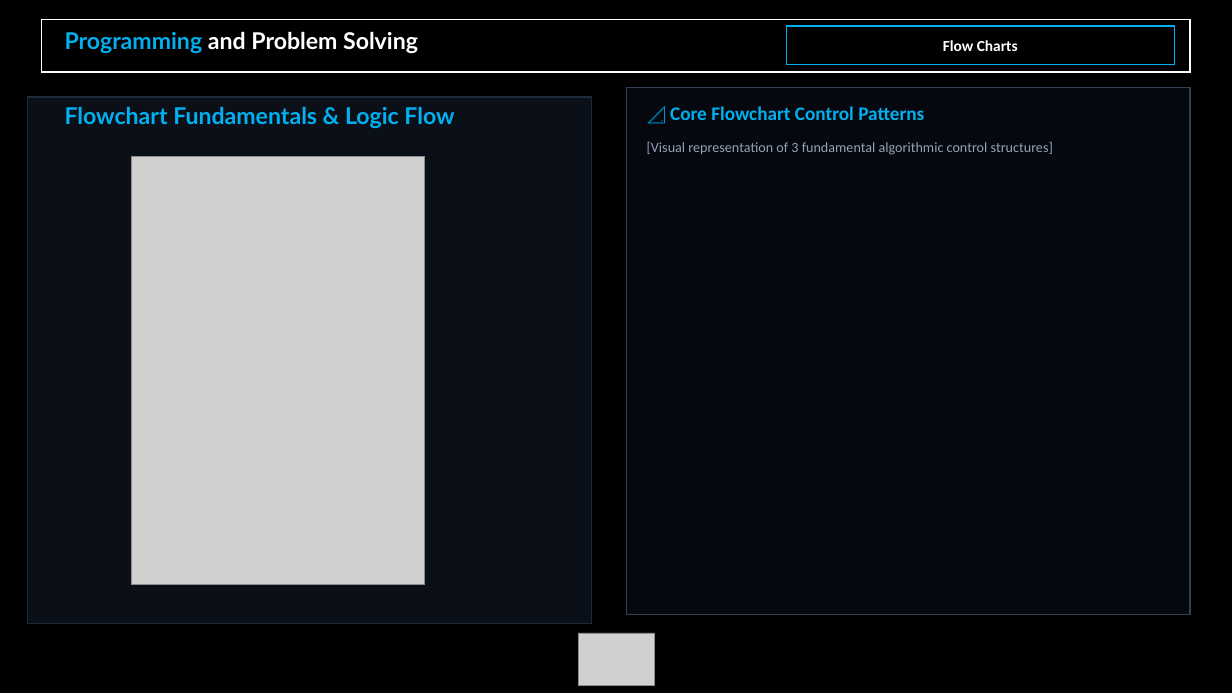
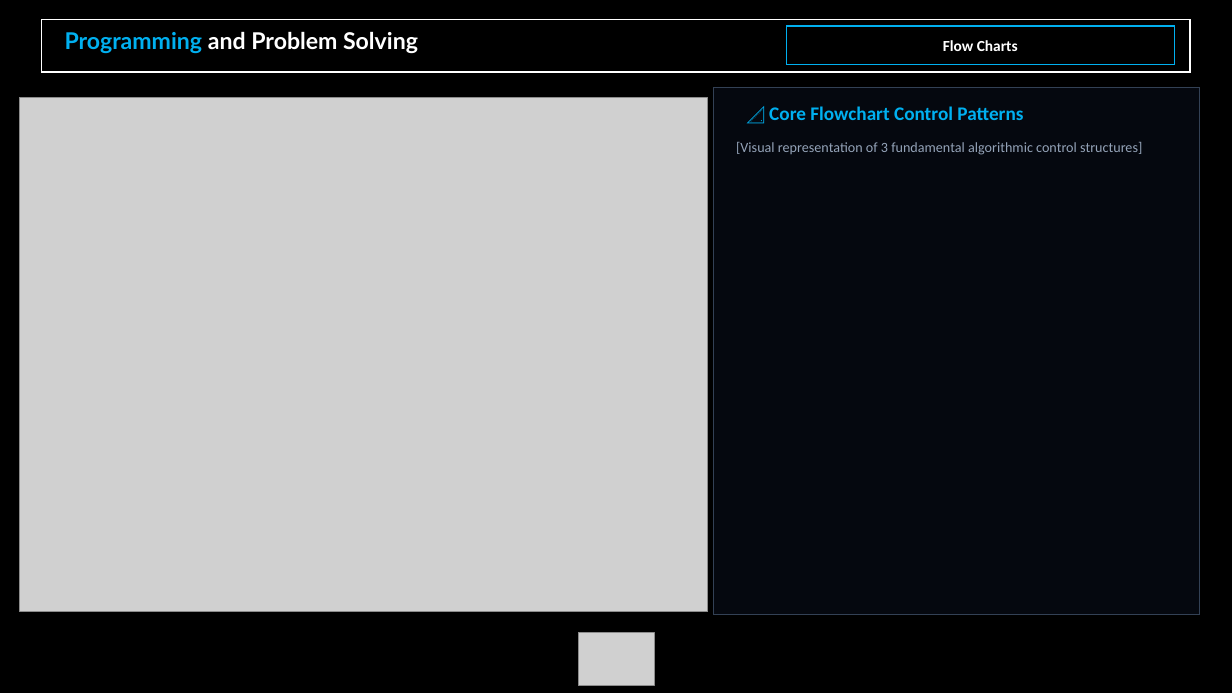
Before and after one commit to shohan241/Resources, a slide deck: slide 23 of C Programming/Programming and Problem Solving.pptx (slide 22 before the commit). Drawn at 1232x693 pixels with LibreOffice and Linux fonts; fonts in the diff are those of the drawing; grey boxes stand for pictures. Boxes give left, top, right and bottom in pixels: in the first picture for what was removed or moved away, otherwise in the second. Text is boxed around its words. In the diff, an @@ line names an element or a change of style, - is before the commit and + after.

```diff
--- a/C Programming/Programming and Problem Solving.pptx
+++ b/C Programming/Programming and Problem Solving.pptx
@@ rectangle: place and size @@
-rectangle at (627,88,1190,615)
+rectangle at (714,88,1200,615)
@@ picture added at (19,98,708,612) @@
@@ rectangle removed at (28,97,592,624) @@
@@ text removed at (65,107,454,128) @@
-Flowchart Fundamentals & Logic Flow
@@ text "📐 Core Flowchart Control Patterns": place and size @@
-text "📐 Core Flowchart Control Patterns" at (670,106,924,120)
+text "📐 Core Flowchart Control Patterns" at (769,106,1023,120)
@@ text "[Visual representation of 3 fundamental ...": place and size @@
-text "[Visual representation of 3 fundamental ..." at (647,142,1053,155)
+text "[Visual representation of 3 fundamental ..." at (736,142,1142,155)
@@ picture removed at (131,156,425,585) @@
```
Also in this commit, not shown: 4 other slides changed, 1 slide added, 1 other file.
